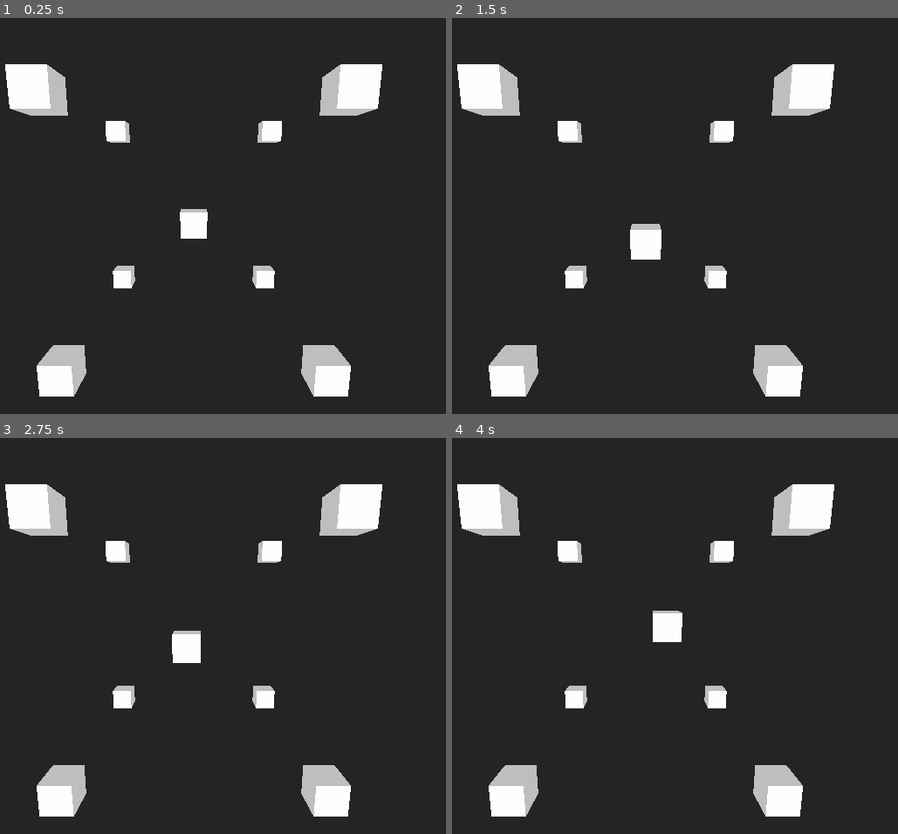
Above: before the commit, frames 1-4 (two rows, left to right).
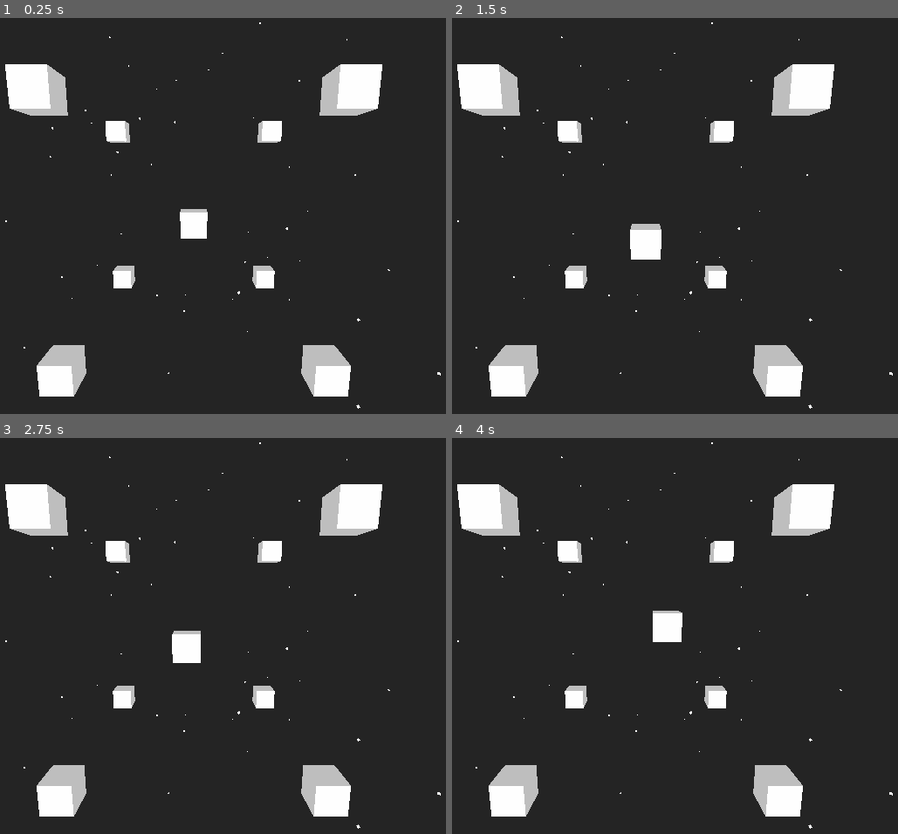
Above: after the commit, the same moments.

Repository: andrew-wilkes/3dsnake
Game: Godot game, scene res://Main.tscn
The game is run twice, just before and just after one commit, with the same random seed, the same clock (stepped at 60 frames per second) and the same inputs.
Inputs:
- Up to frame 1 (0.25 s): no input
- Up to frame 2 (1.5 s): tap Enter at 0.5 s; hold Right (ui_right) 0.53-1.28 s; hold Down (ui_down) from 1.28 s (still down)
- Up to frame 3 (2.75 s): release Down (ui_down) at 2.03 s; hold Right (ui_right) from 2.03 s (still down)
- Up to frame 4 (4 s): release Right (ui_right) at 2.78 s; hold Up (ui_up) 2.78-3.53 s; tap Space at 3.5 s; hold Left (ui_left) from 3.53 s (still down)

The runs differ from the first frame. In frame 1, less than 0.1% of the frame differs, in the area x 1-99%, y 1-99%; in frame 2, less than 0.1%; in frame 3, less than 0.1%; in frame 4, less than 0.1%.

Commit message:
Add dust cloud to show motion

Diff:
--- /dev/null
+++ b/Dust.gd
@@ -0,0 +1,28 @@
+extends Spatial
+
+func _ready():
+	# Spawn a cloud of dust particles
+	for n in Globals.NUM_PARTICLES:
+		$Cloud.add_child($Cloud/Box.duplicate())
+	# Randomly position them
+	for box in $Cloud.get_children():
+		box.set_translation(Vector3(get_rand_pos(), get_rand_pos(), get_rand_pos()))
+		box.rotate(Vector3(randf(), randf(), randf()).normalized(), PI)
+
+
+func get_rand_pos():
+	return rand_range(-Globals.MAX_CLOUD_OFFSET, Globals.MAX_CLOUD_OFFSET)
+
+
+func check_extents(base_pos: Vector3):
+	for box in $Cloud.get_children():
+		var pos = box.translation - base_pos
+		box.translation = base_pos + Vector3(wrap_coor(pos.x), wrap_coor(pos.y), wrap_coor(pos.z))
+
+
+func wrap_coor(n):
+	if n > Globals.MAX_CLOUD_OFFSET:
+		return n - 2 * Globals.MAX_CLOUD_OFFSET
+	if n < -Globals.MAX_CLOUD_OFFSET:
+		return n + 2 * Globals.MAX_CLOUD_OFFSET
+	return n
--- /dev/null
+++ b/Dust.tscn
@@ -0,0 +1,16 @@
+[gd_scene load_steps=2 format=2]
+
+[ext_resource path="res://Dust.gd" type="Script" id=1]
+
+[node name="Dust" type="Spatial"]
+script = ExtResource( 1 )
+
+[node name="Cloud" type="Spatial" parent="."]
+
+[node name="Box" type="CSGBox" parent="Cloud"]
+width = 0.1
+height = 0.1
+depth = 0.1
+
+[node name="Camera" type="Camera" parent="."]
+transform = Transform( 1, 0, 0, 0, 1, 0, 0, 0, 1, 0, 0, 2 )
--- a/Main.gd
+++ b/Main.gd
@@ -1,18 +1,15 @@
 extends Spatial
-
-const TESTING = true
 
 var speed = 10
 var cube_step
 var min_step
 var d1 = 0
 var d2 = 0
-var max_offset = 8
 
 func _ready():
 	cube_step = $Base/Snake.width
 	min_step = cube_step / 8
-	if TESTING:
+	if Globals.TESTING:
 		show_extents()
 
 
@@ -36,28 +33,31 @@
 
 func move_base():
 	# Move base if snake hits box boundary
+	# So the camera follows the snake
+	# But without stationary items in the scene, the snake seems to have stopped moving
 	var st = $Base/Snake.translation
 	var bt = $Base.translation
-	if st.x > max_offset:
-		bt.x += st.x - max_offset
-		st.x = max_offset
-	if -st.x > max_offset:
-		bt.x += st.x + max_offset
-		st.x = -max_offset
-	if st.y > max_offset:
-		bt.y += st.y - max_offset
-		st.y = max_offset
-	if -st.y > max_offset:
-		bt.y += st.y + max_offset
-		st.y = -max_offset
-	if st.z > max_offset:
-		bt.z += st.z - max_offset
-		st.z = max_offset
-	if -st.z > max_offset:
-		bt.z += st.z + max_offset
-		st.z = -max_offset
+	if st.x > Globals.MAX_OFFSET:
+		bt.x += st.x - Globals.MAX_OFFSET
+		st.x = Globals.MAX_OFFSET
+	if -st.x > Globals.MAX_OFFSET:
+		bt.x += st.x + Globals.MAX_OFFSET
+		st.x = -Globals.MAX_OFFSET
+	if st.y > Globals.MAX_OFFSET:
+		bt.y += st.y - Globals.MAX_OFFSET
+		st.y = Globals.MAX_OFFSET
+	if -st.y > Globals.MAX_OFFSET:
+		bt.y += st.y + Globals.MAX_OFFSET
+		st.y = -Globals.MAX_OFFSET
+	if st.z > Globals.MAX_OFFSET:
+		bt.z += st.z - Globals.MAX_OFFSET
+		st.z = Globals.MAX_OFFSET
+	if -st.z > Globals.MAX_OFFSET:
+		bt.z += st.z + Globals.MAX_OFFSET
+		st.z = -Globals.MAX_OFFSET
 	$Base/Snake.translation = st
 	$Base.translation = bt
+	$Dust.check_extents(bt)
 
 
 func process_inputs():
@@ -76,5 +76,5 @@
 		for y in [-1, 1]:
 			for z in [-1, 1]:
 				var box = CSGBox.new()
-				box.translation = Vector3(x, y, z) * max_offset
+				box.translation = Vector3(x, y, z) * Globals.MAX_OFFSET
 				$Base/Extents.add_child(box)
--- a/Main.tscn
+++ b/Main.tscn
@@ -1,7 +1,8 @@
-[gd_scene load_steps=3 format=2]
+[gd_scene load_steps=4 format=2]
 
 [ext_resource path="res://Main.gd" type="Script" id=1]
 [ext_resource path="res://Snake.tscn" type="PackedScene" id=2]
+[ext_resource path="res://Dust.tscn" type="PackedScene" id=3]
 
 [node name="Main" type="Spatial"]
 script = ExtResource( 1 )
@@ -17,3 +18,5 @@
 [node name="Snake" parent="Base" instance=ExtResource( 2 )]
 
 [node name="Extents" type="Spatial" parent="Base"]
+
+[node name="Dust" parent="." instance=ExtResource( 3 )]
--- /dev/null
+++ b/globals.gd
@@ -0,0 +1,6 @@
+extends Node
+
+const TESTING = true
+const MAX_OFFSET = 8
+const MAX_CLOUD_OFFSET = MAX_OFFSET * 2
+const NUM_PARTICLES = 50
--- a/project.godot
+++ b/project.godot
@@ -19,6 +19,10 @@
 run/main_scene="res://Main.tscn"
 config/icon="res://icon.png"
 
+[autoload]
+
+Globals="*res://globals.gd"
+
 [rendering]
 
 environment/default_clear_color=Color( 0.145098, 0.145098, 0.145098, 1 )
